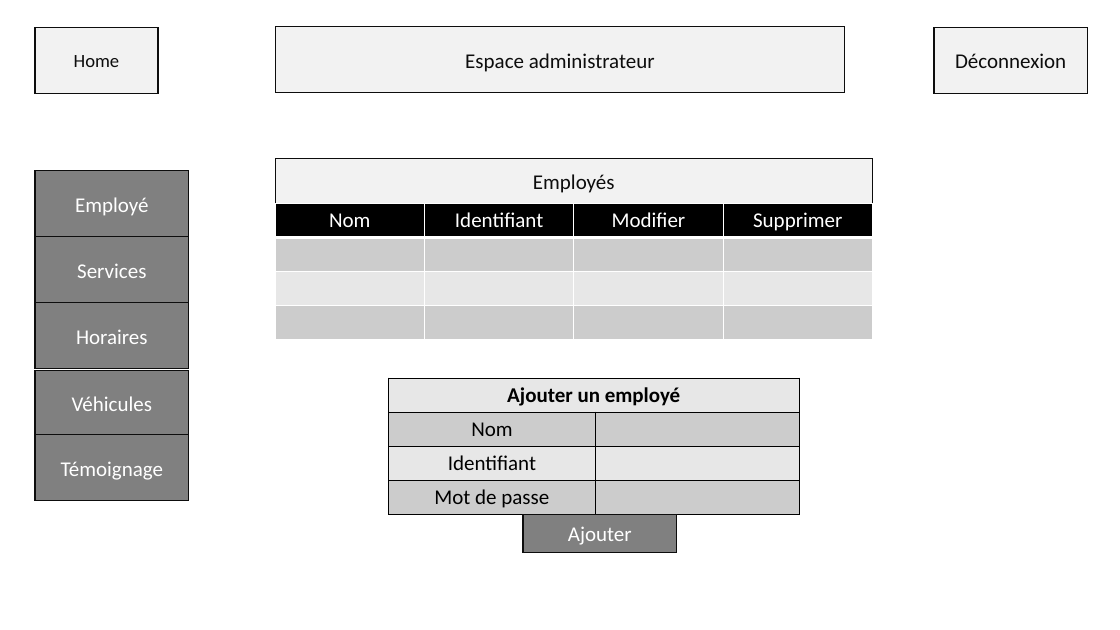
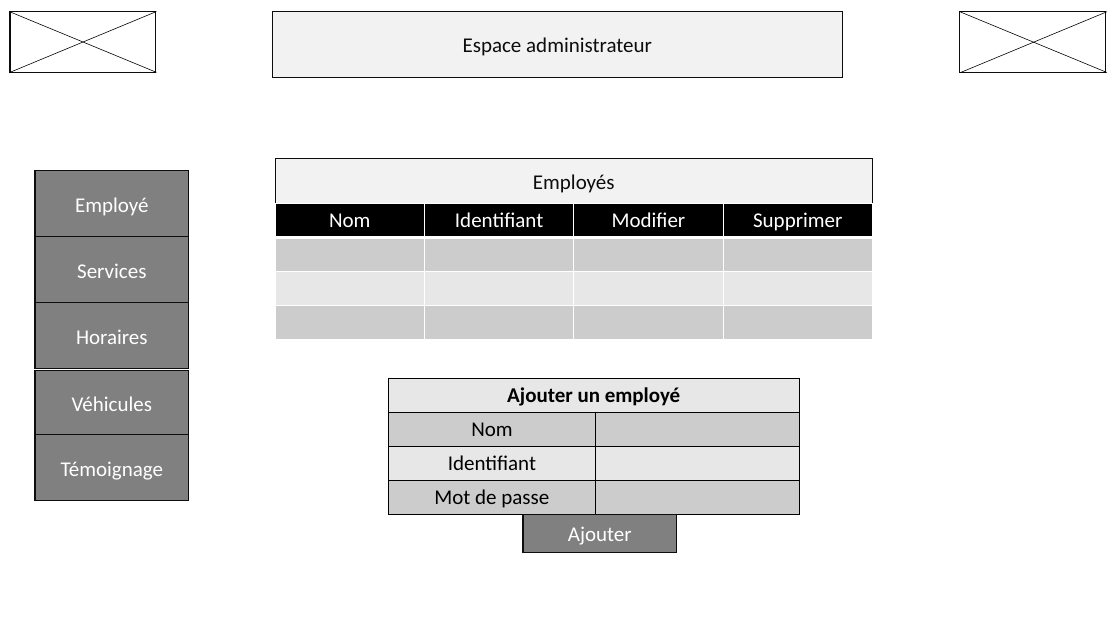
Before and after one commit to adele-dbs/garagevparrot, a slide deck: slide 7 of other/Maquette -Wireframe.pptx (slide 8 before the commit). Drawn at 1120x630 pixels with LibreOffice and Linux fonts; fonts in the diff are those of the drawing. Boxes give left, top, right and bottom in pixels: in the first picture for what was removed or moved away, otherwise in the second. Text is boxed around its words. In the diff, an @@ line names an element or a change of style, - is before the commit and + after.

```diff
--- a/other/Maquette -Wireframe.pptx
+++ b/other/Maquette -Wireframe.pptx
@@ line added from (9, 12) to (156, 72), #000000 0.5 pt @@
@@ rectangle added at [10, 12, 155, 72], fill #FFFFFF, outline #0D0D0D 1 pt, 18 pt, text #FFFFFF @@
+Logo
@@ line added from (10, 72) to (156, 12), #000000 0.5 pt @@
@@ rectangle removed at [35, 28, 158, 94] @@
-Home
@@ rectangle "Espace administrateur": place and size @@
-rectangle "Espace administrateur" at [276, 27, 845, 93]
+rectangle "Espace administrateur" at [272, 11, 842, 77]
@@ rectangle removed at [934, 28, 1088, 94] @@
-Déconnexion
@@ rectangle added at [960, 12, 1106, 72], fill #FFFFFF, outline #0D0D0D 1 pt, 18 pt, text #FFFFFF @@
+Logo
@@ line added from (960, 12) to (1107, 72), #000000 0.5 pt @@
@@ line added from (961, 72) to (1107, 12), #000000 0.5 pt @@
```
Also in this commit, not shown: 1 other slide changed, 20 other files.
